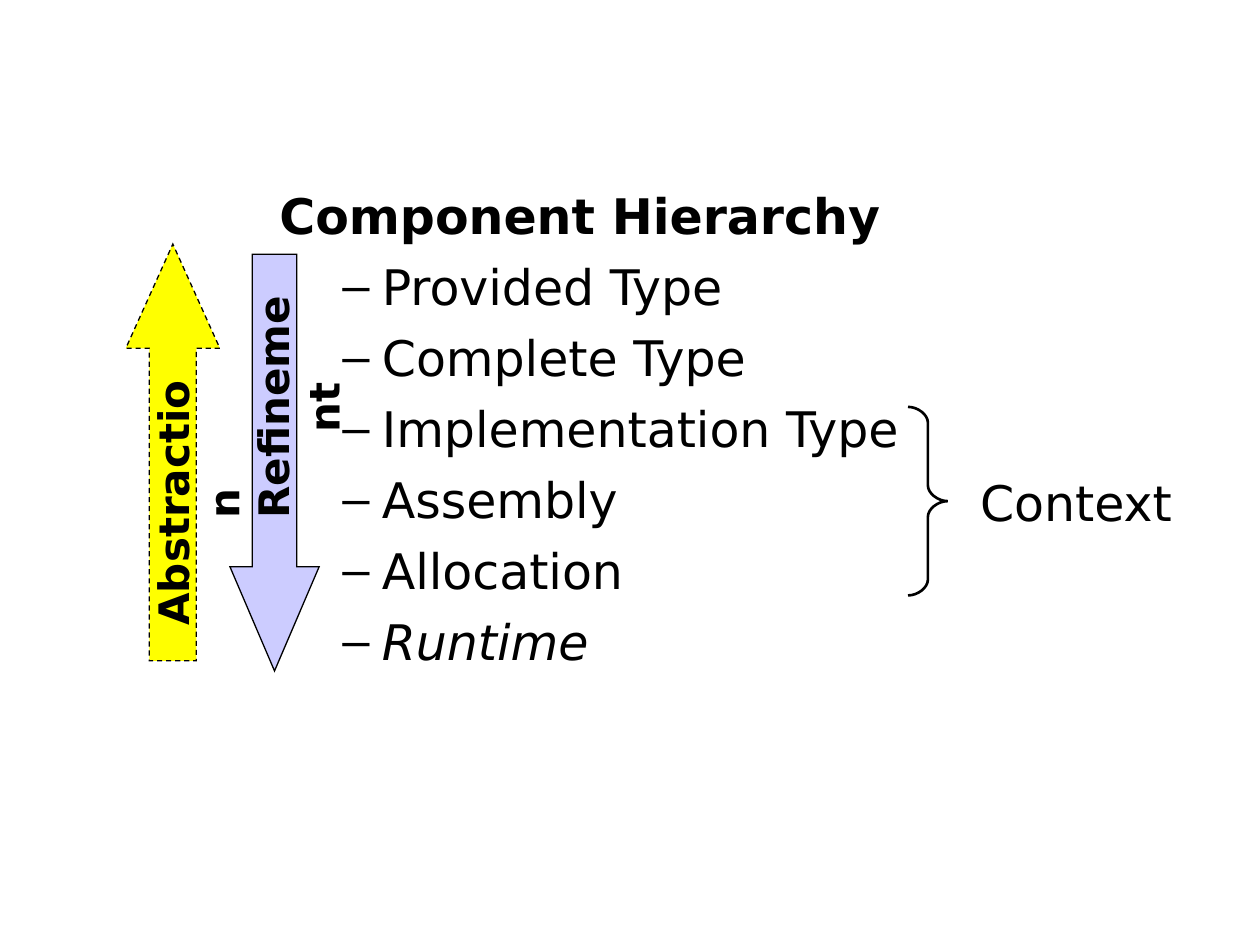
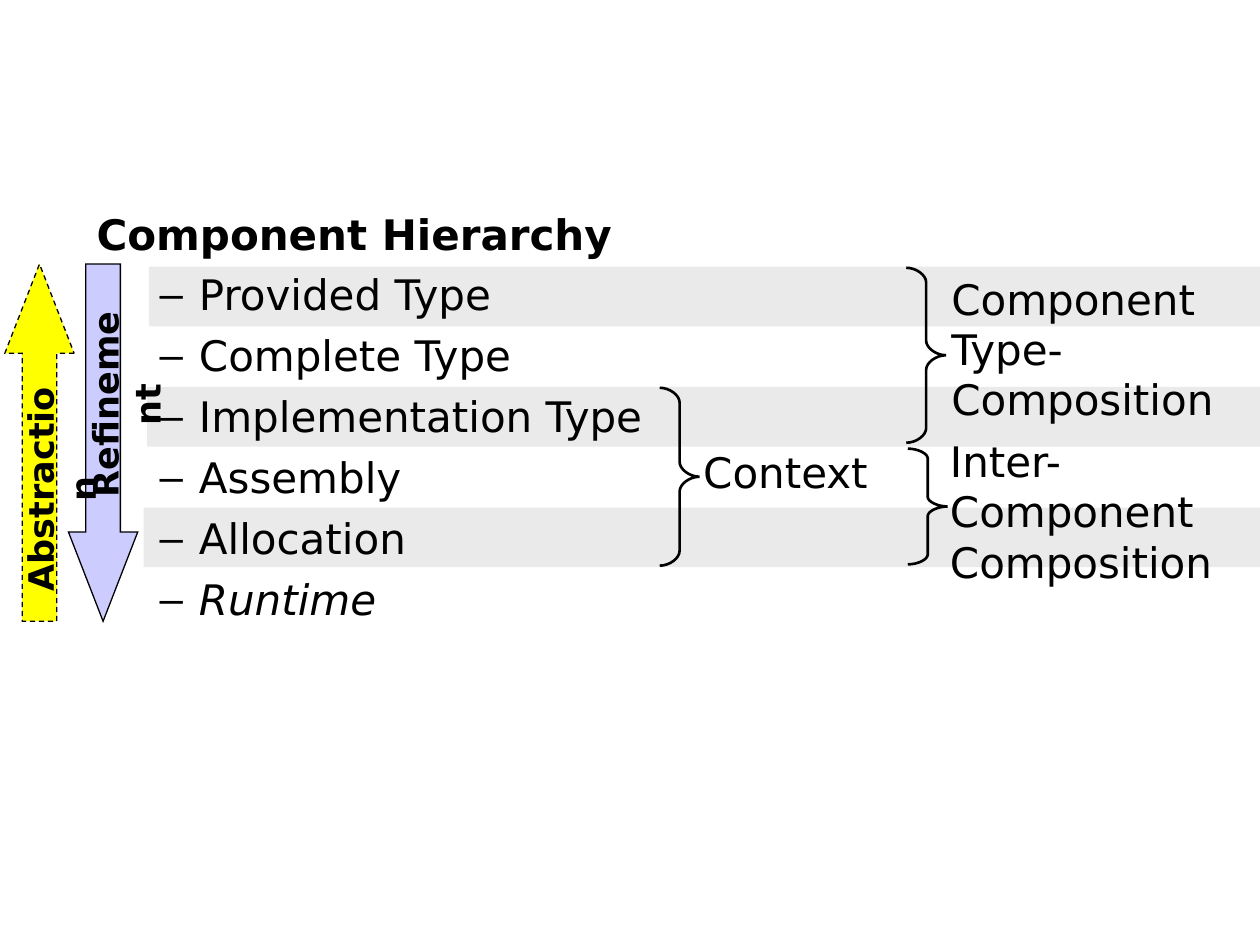
Before and after one commit to PalladioSimulator/Palladio-Core-PCM, a slide deck: slide 20 of trunk/doc/Ausarbeitung/image/component-model01.ppt. Drawn at 1260x945 pixels with LibreOffice and Linux fonts; fonts in the diff are those of the drawing. Boxes give left, top, right and bottom in pixels: in the first picture for what was removed or moved away, otherwise in the second. Text is boxed around its words. In the diff, an @@ line names an element or a change of style, - is before the commit and + after.

```diff
--- a/trunk/doc/Ausarbeitung/image/component-model01.ppt
+++ b/trunk/doc/Ausarbeitung/image/component-model01.ppt
@@ text "Component Hierarchy" moved from (x1=279, y1=196, x2=898, y2=661) to (x1=97, y1=218, x2=642, y2=616) @@
@@ text "Component Hierarchy" at (x1=97, y1=218, x2=642, y2=616): size 28 to 24 pt; less space between paragraphs @@
@@ down arrow resized from (x1=126, y1=244, x2=221, y2=662) to (x1=5, y1=265, x2=74, y2=622) @@
@@ down arrow at (x1=5, y1=265, x2=74, y2=622): proportions changed @@
@@ down arrow at (x1=68, y1=265, x2=137, y2=622): proportions changed @@
@@ down arrow resized from (x1=229, y1=255, x2=319, y2=672) to (x1=68, y1=265, x2=137, y2=622) @@
@@ rectangle added at (x1=149, y1=267, x2=1260, y2=326), fill #EAEAEA @@
@@ freeform shape added at (x1=906, y1=268, x2=946, y2=444), outline #000000 1.5 pt @@
@@ text "Refinement" at (x1=77, y1=289, x2=133, y2=520): size 24 to 20 pt @@
@@ text "Refinement" moved from (x1=241, y1=272, x2=304, y2=542) to (x1=77, y1=289, x2=133, y2=520) @@
@@ text added at (x1=951, y1=283, x2=1213, y2=424), 24 pt, text #000000 @@
+Component
+Type-Composition
@@ text "Abstraction" moved from (x1=141, y1=368, x2=204, y2=638) to (x1=13, y1=374, x2=68, y2=604) @@
@@ text "Abstraction" at (x1=13, y1=374, x2=68, y2=604): size 24 to 20 pt @@
@@ rectangle added at (x1=147, y1=387, x2=1260, y2=446), fill #EAEAEA @@
@@ freeform shape added at (x1=660, y1=388, x2=701, y2=566), outline #000000 1.5 pt @@
@@ text "Context" moved from (x1=980, y1=484, x2=1172, y2=522) to (x1=703, y1=456, x2=867, y2=489) @@
@@ text "Context" at (x1=703, y1=456, x2=867, y2=489): size 28 to 24 pt; alignment centre to left @@
@@ freeform shape resized from (x1=908, y1=407, x2=949, y2=596) to (x1=907, y1=449, x2=948, y2=564) @@
@@ text added at (x1=950, y1=446, x2=1212, y2=587), 24 pt, text #000000 @@
+Inter-Component Composition
@@ rectangle added at (x1=144, y1=508, x2=1260, y2=567), fill #EAEAEA @@
```
Also in this commit, not shown: 1 other slide changed, 4 other files.
